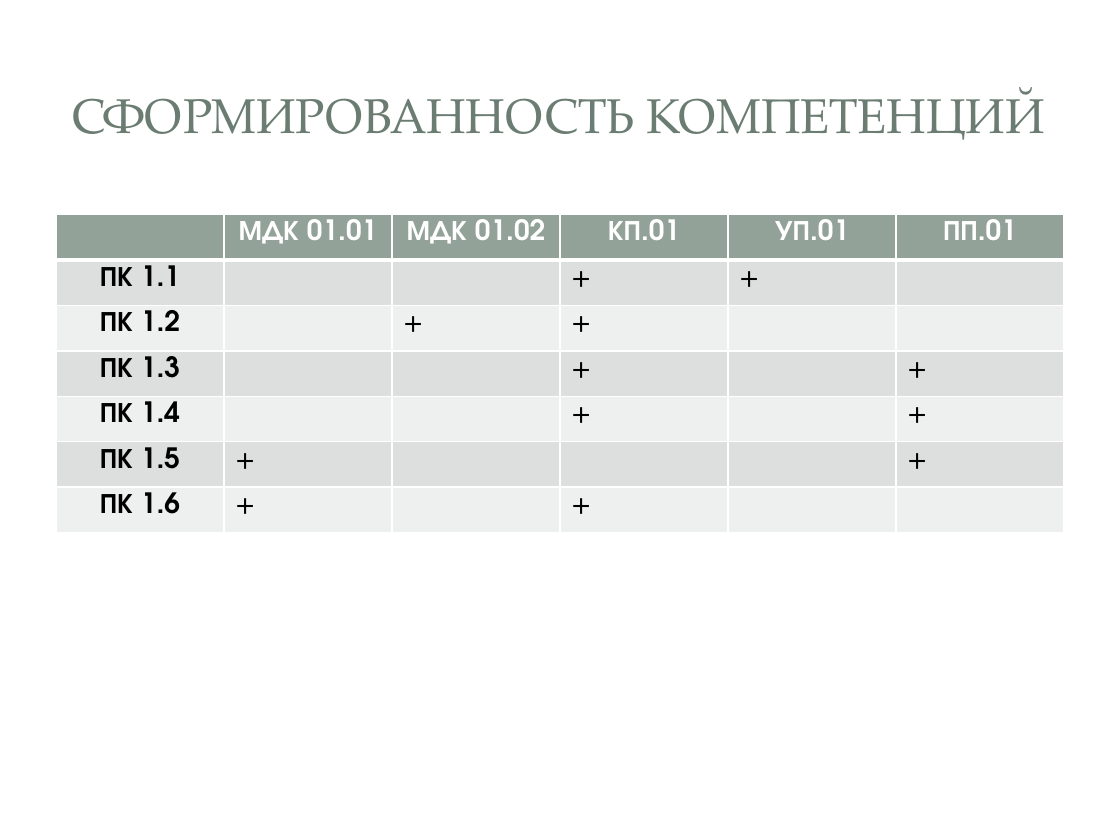
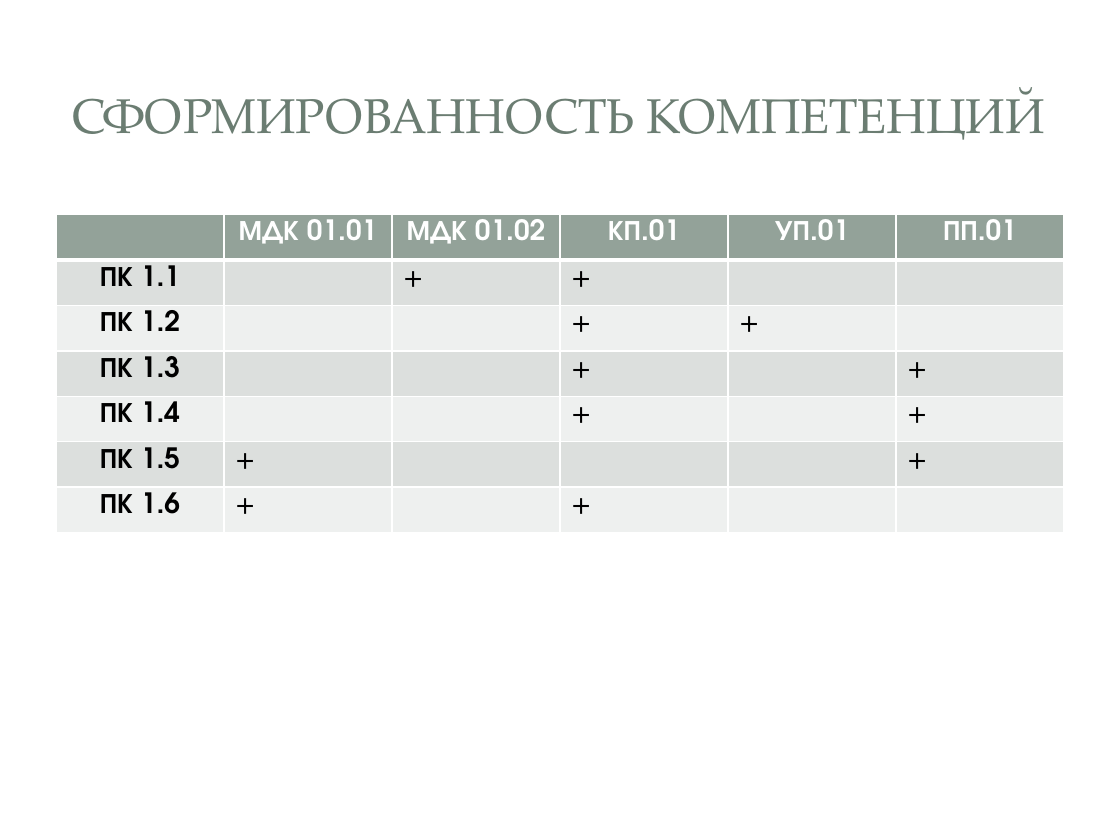
Before and after one commit to prog-kkkmt/p1-17, a slide deck: slide 2 of Модульный экзамен/ПрезентацияМодульныйЭкзамен_Богомолов_П1-17.pptx. Drawn at 1120x840 pixels with LibreOffice and Linux fonts; fonts in the diff are those of the drawing; background and template pictures are left out. Boxes give left, top, right and bottom in pixels: in the first picture for what was removed or moved away, otherwise in the second. Text is boxed around its words. In the diff, an @@ line names an element or a change of style, - is before the commit and + after.

Commit message:
fix(2)

```diff
--- a/Модульный экзамен/ПрезентацияМодульныйЭкзамен_Богомолов_П1-17.pptx
+++ b/Модульный экзамен/ПрезентацияМодульныйЭкзамен_Богомолов_П1-17.pptx
@@ table at (56, 215, 1064, 533) @@
-row 2, column 3: 
+row 2, column 3: +
-row 2, column 5: +
+row 2, column 5: 
-row 3, column 3: +
+row 3, column 3: 
-row 3, column 5: 
+row 3, column 5: +
```
Also in this commit, not shown: 2 other slides changed.
